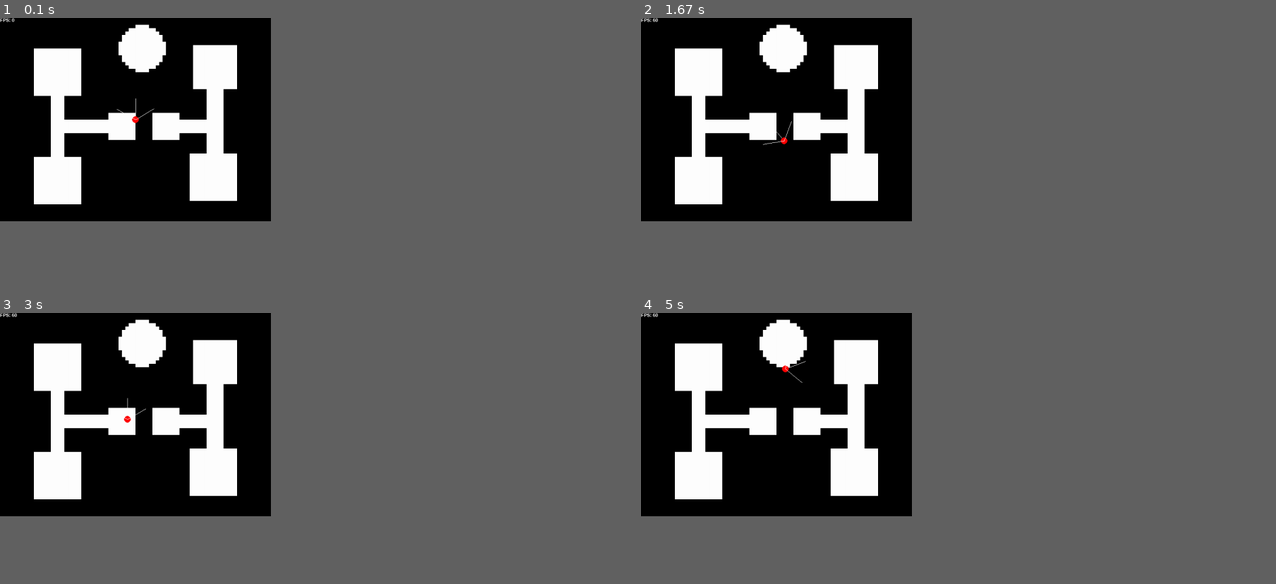
Above: before the commit, frames 1-4 (two rows, left to right).
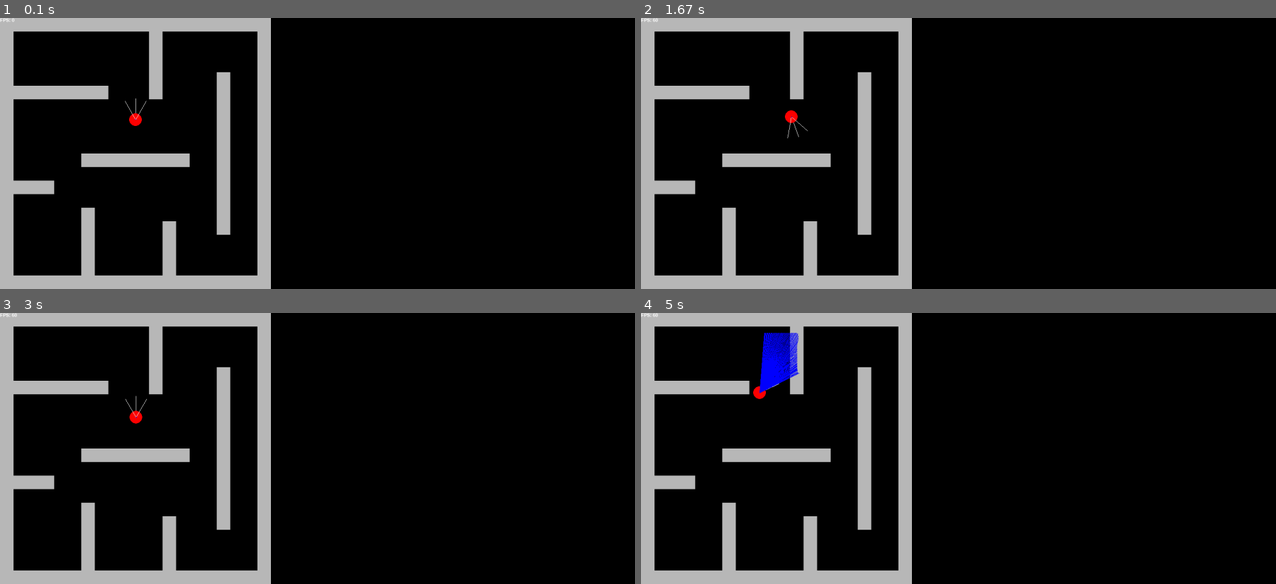
Above: after the commit, the same moments.

Repository: natyavidhan/pygame-raycaster-thingy
Game: pygame game, started from main.py
The game is run twice, just before and just after one commit, with the same random seed, the same clock (stepped at 60 frames per second) and the same inputs.
Inputs:
- Up to frame 1 (0.1 s): no input
- Up to frame 2 (1.67 s): hold D 0.33-0.8 s; hold W 0.83-1.13 s; hold D 1.17-1.63 s
- Up to frame 3 (3 s): hold A 1.67-2.2 s; hold S 2.23-2.53 s; hold A 2.57-2.97 s
- Up to frame 4 (5 s): hold W 3-3.37 s; hold D 3.4-4.03 s; hold S 4.07-4.43 s; hold A 4.47-4.93 s; hold D from 4.97 s (still down)
In our replay, the window is 384x288 before the commit and 900x384 after it. These sizes can differ from the game's own. Grey fills any space a smaller window leaves; there, only what the larger window draws over its background counts as a difference.

The runs differ from the first frame. In frame 1, 20% of the frame differs, in the area x 0-43%, y 0-100%; in frame 2, 20%; in frame 3, 20%; in frame 4, 21%.

Commit message:
new map loader and somewhat casting rays

Diff:
--- a/main.py
+++ b/main.py
@@ -3,42 +3,66 @@
 
 pygame.init()
 pygame.font.init()
-screen = pygame.display.set_mode((640, 480))
+screen = pygame.display.set_mode((1500, 640))
 pygame.display.set_caption("Pygame Raycaster")
 clock = pygame.time.Clock()
 running = True
+TILESIZE = 32
+
+pxData = []
 gameMap = []
+img = Image.open("map.png")
+for i in range(20):
+    gameMap.append([])
+    for j in range(20):
+        gameMap[i].append(0 if img.getpixel((i, j)) == (0, 0, 0, 255) else 1)
 
-mapimg = Image.open("map.png")
-img_width, img_height = mapimg.size
-for y in range(img_height):
-    _y = y * 8
-    for x in range(img_width):
-        _x = x * 8
-        val = mapimg.getpixel((x, y))
-        if val == 0:
-            gameMap.append([_x, _y])
+img = img.resize((img.size[0] * TILESIZE, img.size[1] * TILESIZE))
+for i in range(640):
+    pxData.append([])
+    for j in range(640):
+        pxData[i].append(0 if img.getpixel((i, j)) == (0, 0, 0, 255) else 1)
 
 class Player:
     def __init__(self, x, y):
         self.x = x
         self.y = y
         self.angle = math.pi
-        self.speed = 3
+        self.speed = 2
         self.fov = math.pi / 3
+        self.max_depth = 1000
+        self.casted_rays = 120
 
     def draw(self):
         pygame.draw.line(screen, (255, 255, 255), (self.x, self.y),
                         (self.x - math.sin(self.angle) * 50,
                         self.y + math.cos(self.angle) * 50), 1)
-        pygame.draw.circle(screen, (255, 0, 0), (int(self.x), int(self.y)), 8)
+        pygame.draw.circle(screen, (255, 0, 0), (int(self.x), int(self.y)), 15)
         # draw the field of view
         pygame.draw.line(screen, (255, 255, 255), (self.x, self.y),
-                        (self.x - math.sin(self.angle + self.fov) * 50,
-                        self.y + math.cos(self.angle + self.fov) * 50), 1)
+                        (self.x - math.sin(self.angle + self.fov/2) * 50,
+                        self.y + math.cos(self.angle + self.fov/2) * 50), 1)
         pygame.draw.line(screen, (255, 255, 255), (self.x, self.y),
-                        (self.x - math.sin(self.angle - self.fov) * 50,
-                        self.y + math.cos(self.angle - self.fov) * 50), 1)
+                        (self.x - math.sin(self.angle - self.fov/2) * 50,
+                        self.y + math.cos(self.angle - self.fov/2) * 50), 1)
+
+    def cast_rays(self):
+        for i in range(self.casted_rays):
+            angle = self.angle - self.fov / 2 + self.fov / self.casted_rays * i
+            ray_x = self.x
+            ray_y = self.y
+            ray_length = 0
+            while ray_length < self.max_depth:
+                # print(ray_x, ray_y)
+                ray_x += -math.sin(angle)
+                ray_y += math.cos(angle)
+                ray_length += 1
+                if pxData[int(ray_x)][int(ray_y)] == 1:
+                    break
+            pygame.draw.line(screen, (0, 0, 255), (self.x, self.y),
+                            (ray_x, ray_y), 1)
+
+
 
 player = Player(320, 240)
 
@@ -47,26 +71,39 @@
         if event.type == pygame.QUIT:
             running = False
     screen.fill((0, 0, 0))
-    for i in gameMap:
-        pygame.draw.rect(screen, (255, 255, 255), (i[0], i[1], 8, 8))
 
+    x, y = 0, 0
+    for _y in gameMap:
+        for _x in _y:
+            if _x == 1:
+                pygame.draw.rect(screen, (185, 185, 185), (x * TILESIZE, y * TILESIZE, TILESIZE, TILESIZE))
+            x += 1
+        x = 0
+        y += 1
 
     keys = pygame.key.get_pressed()
     if keys[pygame.K_a]:
-        player.angle -= 0.1
+        player.angle -= 0.05
     if keys[pygame.K_d]:
-        player.angle += 0.1
+        player.angle += 0.05
     if keys[pygame.K_w]:
-        player.x += -math.sin(player.angle) * player.speed
-        player.y += math.cos(player.angle) * player.speed
+        nextX = player.x + -math.sin(player.angle) * player.speed
+        nextY = player.y + math.cos(player.angle) * player.speed
+        if nextY > 20 and nextY < 610 and nextX > 20 and nextX < 610:
+            player.x = nextX
+            player.y = nextY
     if keys[pygame.K_s]:
-        player.x += math.sin(player.angle) * player.speed
-        player.y += -math.cos(player.angle) * player.speed
+        nextX = player.x + math.sin(player.angle) * player.speed
+        nextY = player.y + -math.cos(player.angle) * player.speed
+        if player.y > 20 and player.y < 610 and player.x > 20 and player.x < 610:
+            player.x = nextX
+            player.y = nextY
 
     fps = f"FPS: {round(clock.get_fps())}"
     screen.blit(pygame.font.SysFont("comicsans", 16).render(str(fps), True, (255, 255, 255)), (0, 0))
 
     player.draw()
+    player.cast_rays()
 
     pygame.display.flip()
     clock.tick(60)
Binary file changed: map.png
